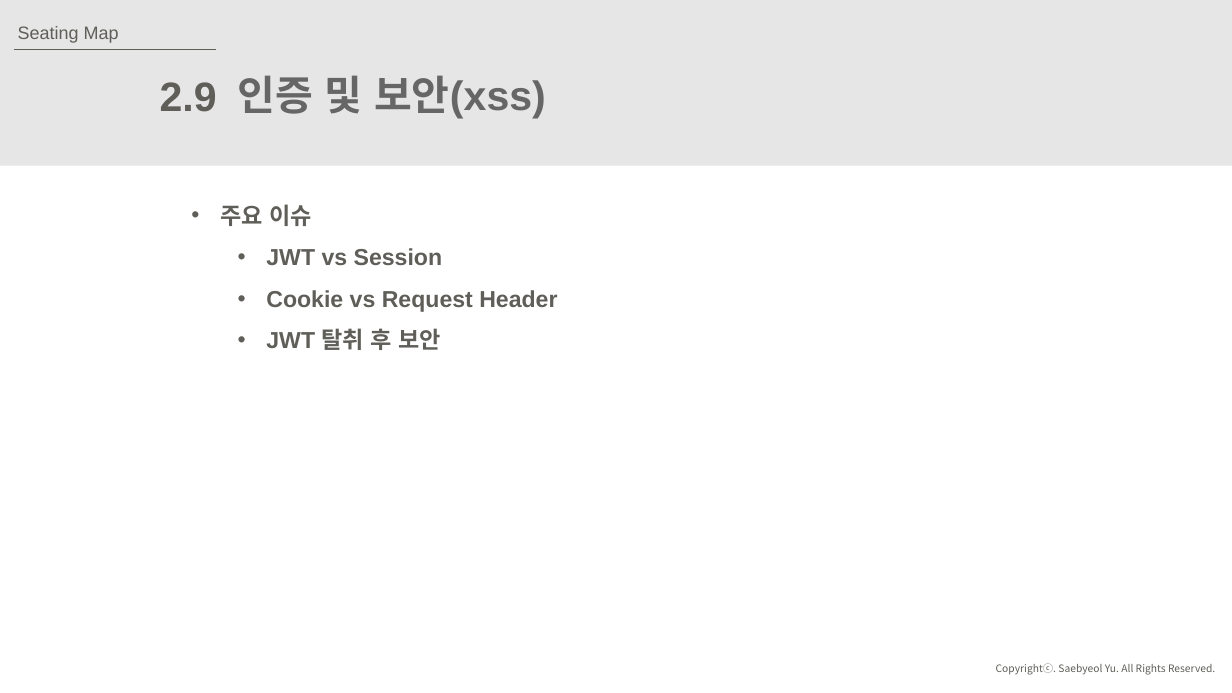
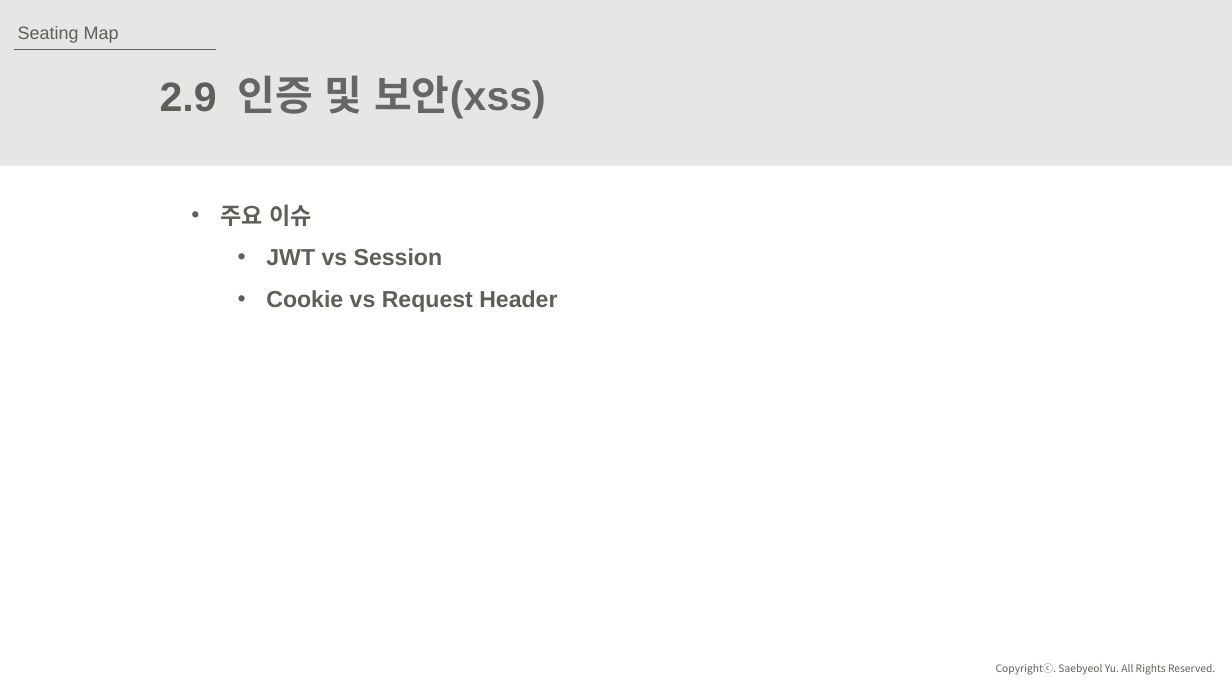
Before and after one commit to JuJinPark/interproject-process, a slide deck: slide 20 of 발표/internProject(20191015).pptx (slide 21 before the commit). Drawn at 1232x693 pixels with LibreOffice and Linux fonts; fonts in the diff are those of the drawing. Boxes give left, top, right and bottom in pixels: in the first picture for what was removed or moved away, otherwise in the second. Text is boxed around its words. In the diff, an @@ line names an element or a change of style, - is before the commit and + after.

```diff
--- a/발표/internProject(20191015).pptx
+++ b/발표/internProject(20191015).pptx
@@ text at <box>266,328,441,350</box>: paragraph removed @@
-  • JWT 탈취 후 보안
```
Also in this commit, not shown: 2 other slides changed, 1 slide removed, 1 other file.
